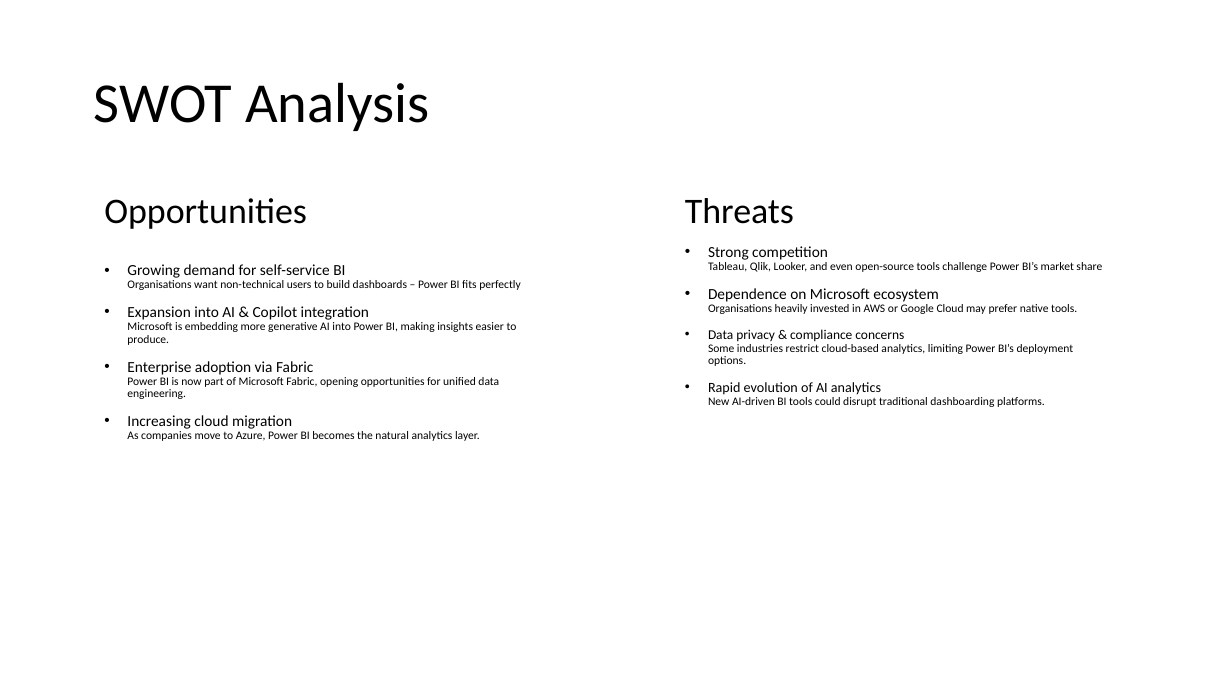
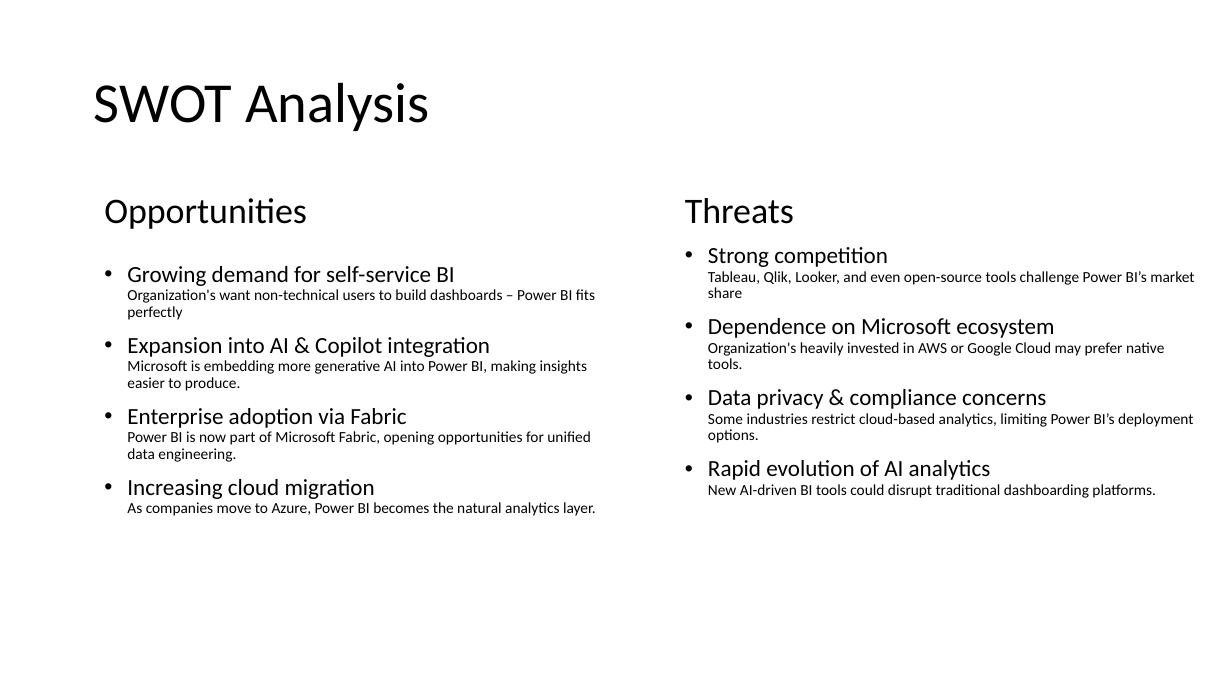
Before and after one commit to paulrot26/Module4, a slide deck: slide 4 of PowerBI.pptx. Drawn at 1232x693 pixels with LibreOffice and Linux fonts; fonts in the diff are those of the drawing. Boxes give left, top, right and bottom in pixels: in the first picture for what was removed or moved away, otherwise in the second. Text is boxed around its words. In the diff, an @@ line names an element or a change of style, - is before the commit and + after.

```diff
--- a/PowerBI.pptx
+++ b/PowerBI.pptx
@@ text at [127, 266, 595, 320]: text changed; size 9 to 12 pt @@
-• Growing demand for self-service BI
-  Organisations want non-technical users to build dashboards – Power BI fits perfectly
+• Growing demand for self-service BI
+  Organization's want non-technical users to build dashboards – Power BI fits perfectly
@@ text at [708, 247, 1194, 498]: size 12 to 18 pt in "Strong competition"; size 9 to 12 pt in "Tableau, Qlik, Looker, and even open-source tools ...", "Some industries restrict cloud-based analytics, limiting Pow ...", "New AI-driven BI tools could disrupt traditional ..."; size 10.5 to 18 pt in "Data privacy & compliance concerns"; size 11 to 18 pt in "Rapid evolution of AI analytics" @@
@@ text at [708, 318, 1164, 369]: text changed; size 9 to 12 pt @@
-• Dependence on Microsoft ecosystem
-  Organisations heavily invested in AWS or Google Cloud may prefer native tools.
+• Dependence on Microsoft ecosystem
+  Organization's heavily invested in AWS or Google Cloud may prefer native tools.
@@ text at [127, 337, 596, 516]: size 12 to 18 pt in "Expansion into AI & Copilot integration", "Enterprise adoption via Fabric", "Increasing cloud migration"; size 9 to 12 pt in "Microsoft is embedding more generative AI into ...", "Power BI is now part of Microsoft ...", "As companies move to Azure, Power BI ..." @@
```
Also in this commit, not shown: 4 other slides changed, 2 slides added.
